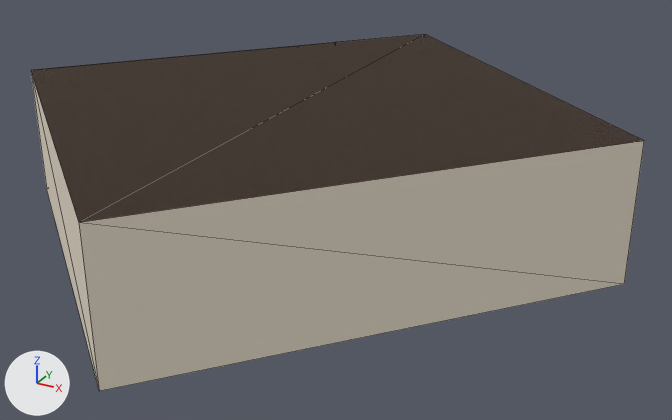
The glTF model assets/source/worlds/leonberg/handmade/schloss/schloss_eg_schreibstube.glb as it was, and as the next commit left it.
Before and after are seen from a 50 mm camera at (25.7, -27.2, 17.1) aimed at (13.6, -5.1, 6.1). Arrows for +X, +Y and +Z are at lower left; the lights stay in place. The first picture is the older version. Mesh edges are drawn as thin lines. Vertices at exactly the same position are counted once.

In view in the first picture: 'schloss_eg_schreibstube'.
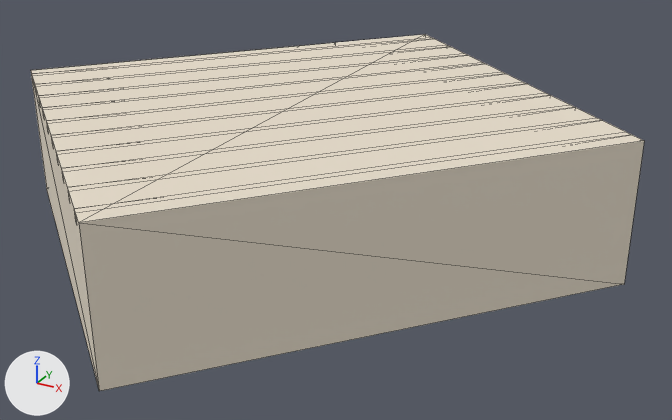
Changed parts and their boxes [x1, y1, x2, y2] in the pictures (672 x 420 px):
part 1 of me_schloss_eg_schreibstube, recoloured (brown to white): [31, 34, 644, 222] in both

Patch to the scene script:
```diff
--- a/assets/source/worlds/leonberg/handmade/schloss/schloss_eg_schreibstube.glb.py
+++ b/assets/source/worlds/leonberg/handmade/schloss/schloss_eg_schreibstube.glb.py
@@ me_schloss_eg_schreibstube @@
 # used by ob_schloss_eg_schreibstube; location = (0.0, 0.0, 0.0)
-me_schloss_eg_schreibstube.from_pydata(...)  # 14 vertices, 16 faces; spans x 5.3..22.2, y -15.8..1.2, z 6.3..10.1
+me_schloss_eg_schreibstube.from_pydata(...)  # 94 vertices, 76 faces; spans x 5.3..22.2, y -15.8..1.2, z 6.3..10.1
+# me_schloss_eg_schreibstube part 1: 2 faces spanning x 5.3..22.2, y -15.8..1.2, z 10.1 switch from mat_timber_dark to mat_plaster_white (its picture is missing)
+# edits to the shape of me_schloss_eg_schreibstube do not show in these pictures
 me_schloss_eg_schreibstube.materials.append(mat_stone_slab)
```
